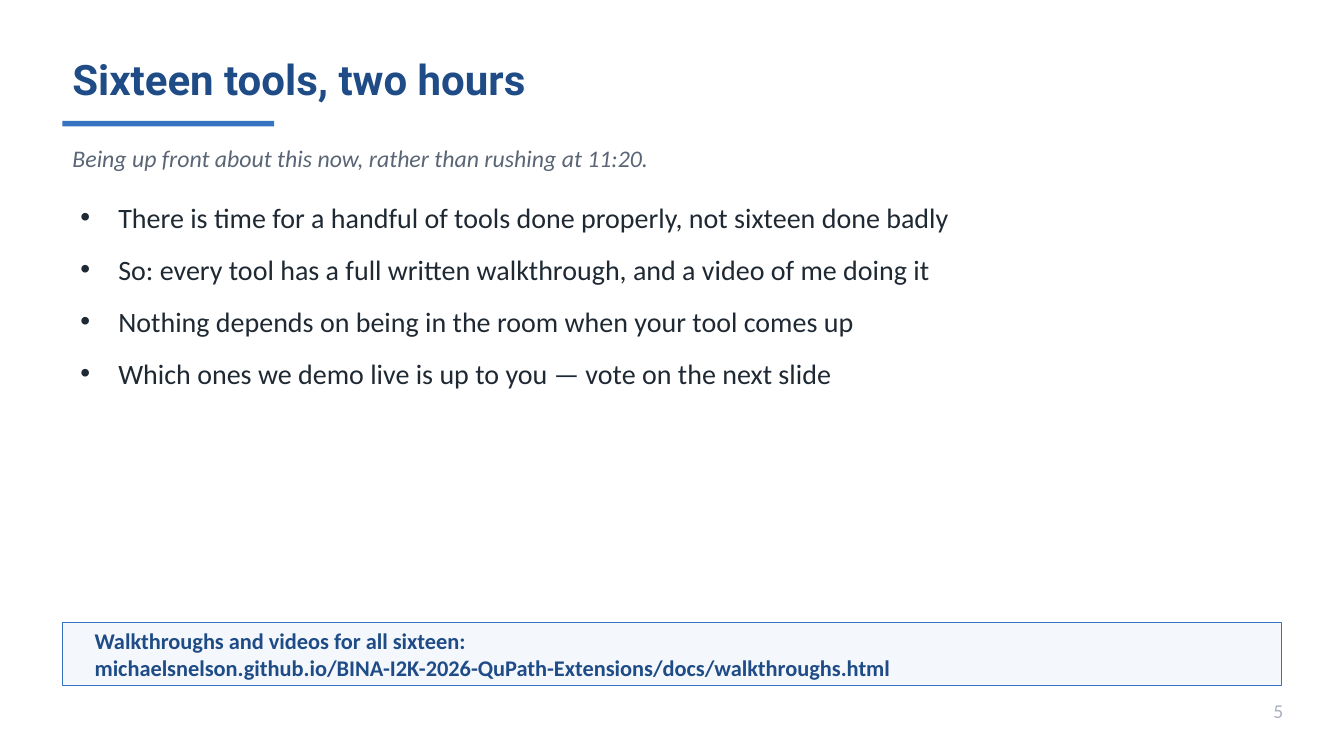
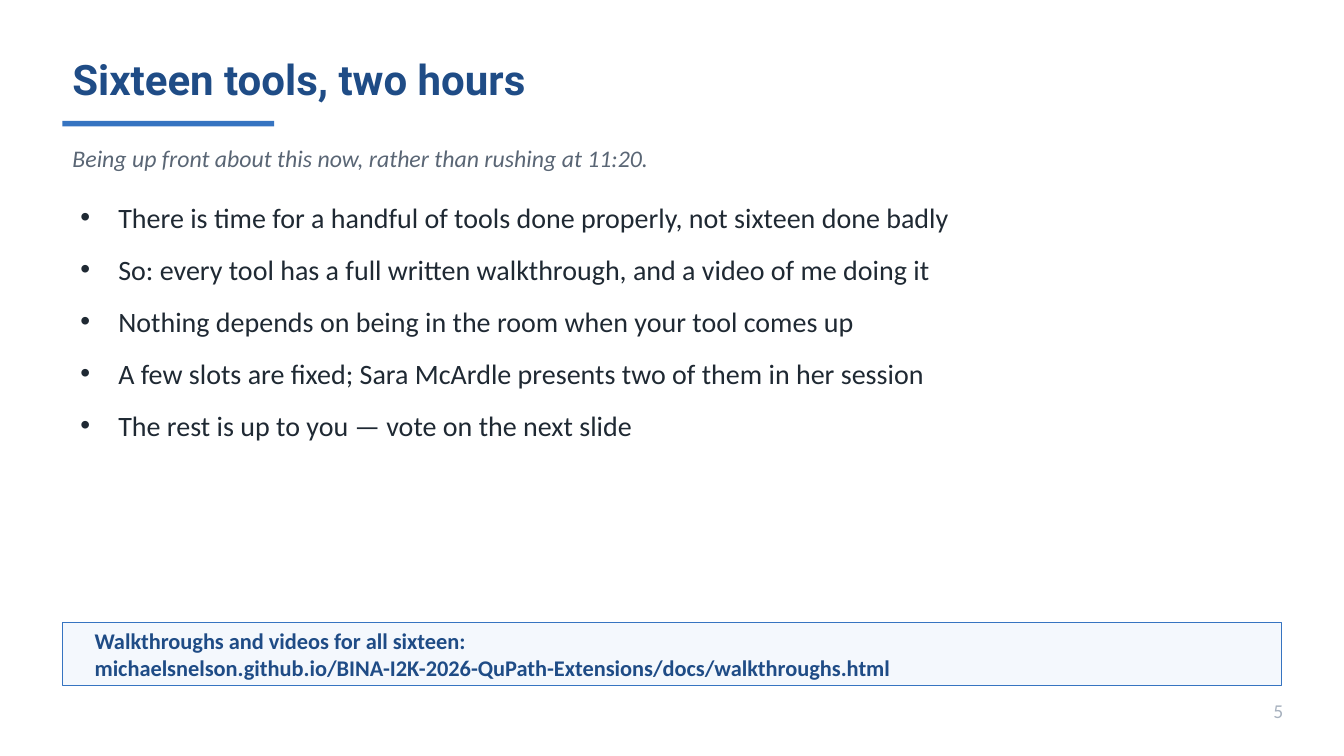
Before and after one commit to MichaelSNelson/BINA-I2K-2026-QuPath-Extensions, a slide deck: slide 5 of I2K_2026_QuPath_Extensions.pptx. Drawn at 1344x756 pixels with LibreOffice and Linux fonts; fonts in the diff are those of the drawing. Boxes give left, top, right and bottom in pixels: in the first picture for what was removed or moved away, otherwise in the second. Text is boxed around its words. In the diff, an @@ line names an element or a change of style, - is before the commit and + after.

```diff
--- a/I2K_2026_QuPath_Extensions.pptx
+++ b/I2K_2026_QuPath_Extensions.pptx
@@ text at bbox=[118, 364, 924, 441]: text changed @@
-• Which ones we demo live is up to you — vote on the next slide
+• A few slots are fixed; Sara McArdle presents two of them in her session
+• The rest is up to you — vote on the next slide
```
Also in this commit, not shown: 26 other slides changed, 1 slide removed, 11 other files.
